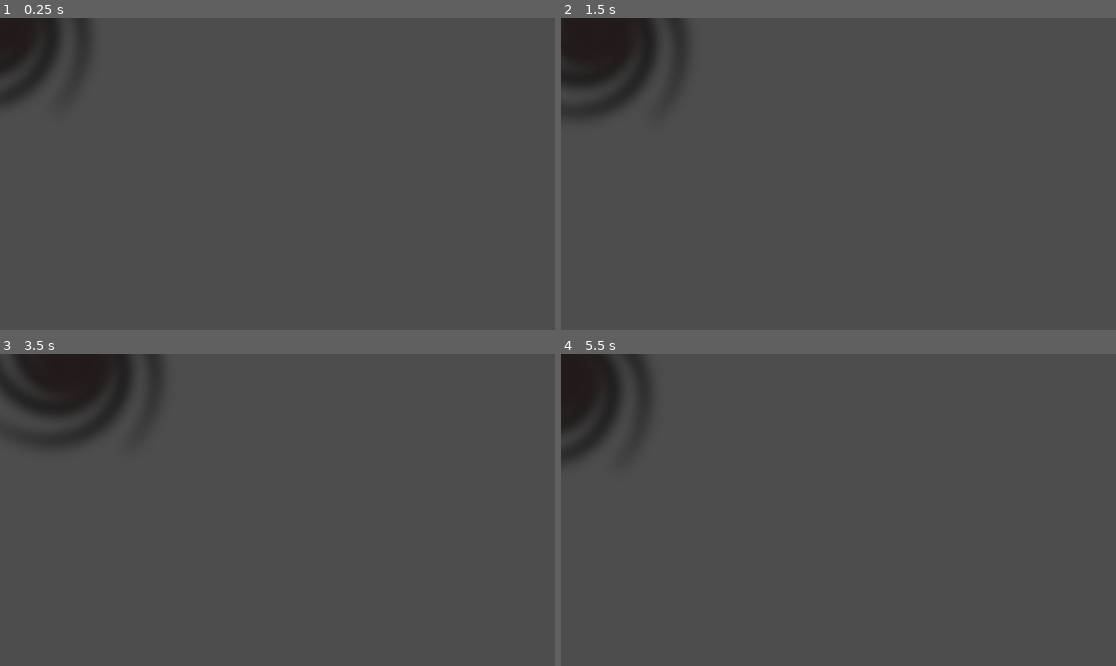
Above: before the commit, frames 1-4 (two rows, left to right).
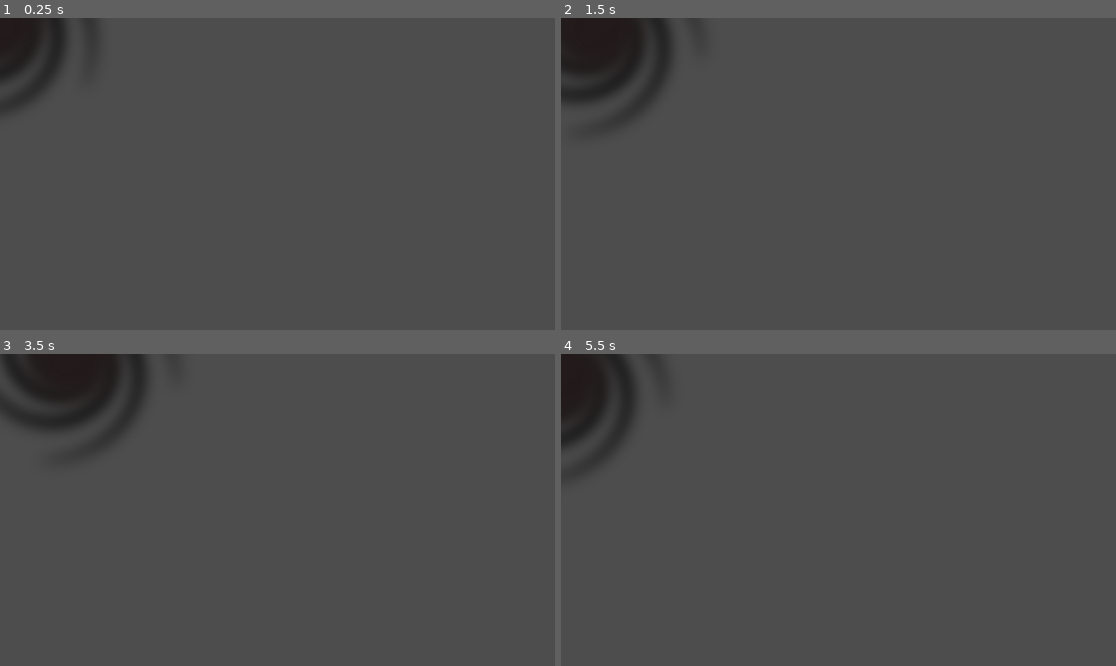
Above: after the commit, the same moments.

Repository: potrec/Blackhole-Godot-game
Game: Godot game, scene res://Scenes/PlayerScene.tscn
Same seed, same stepped clock (60 frames per second), same inputs: the game is played once before the commit and once after it.
Inputs:
- Up to frame 1 (0.25 s): no input
- Up to frame 2 (1.5 s): hold D (Right) 0.53-1.28 s; hold S (Down) from 1.28 s (still down)
- Up to frame 3 (3.5 s): release S (Down) at 2.03 s; hold D (Right) 2.03-2.78 s; hold W (Up) from 2.78 s (still down)
- Up to frame 4 (5.5 s): release W (Up) at 3.53 s; hold A (Left) 3.53-5.03 s; hold S (Down) from 5.03 s (still down)

The runs differ from the first frame. In frame 2, 0.6% of the frame differs, in the area x 0-22%, y 0-31%; in frame 3, 0.8%, in the area x 0-29%, y 0-29%; in frame 4, 0.5%.

Commit message:
Add animation to the black hole

Diff:
--- a/Scenes/PlayerScene.tscn
+++ b/Scenes/PlayerScene.tscn
@@ -5,6 +5,8 @@
 
 [sub_resource type="Animation" id="Animation_hj8c4"]
 resource_name = "Test"
+length = 4.0
+loop_mode = 1
 tracks/0/type = "value"
 tracks/0/imported = false
 tracks/0/enabled = true
@@ -12,10 +14,10 @@
 tracks/0/interp = 1
 tracks/0/loop_wrap = true
 tracks/0/keys = {
-"times": PackedFloat32Array(0, 1),
+"times": PackedFloat32Array(0, 4),
 "transitions": PackedFloat32Array(1, 1),
 "update": 0,
-"values": [0.0, 1.5708]
+"values": [0.0, -6.28319]
 }
 
 [sub_resource type="AnimationLibrary" id="AnimationLibrary_53822"]
@@ -30,6 +32,7 @@
 metadata/Speed = 100.0
 
 [node name="Sprite2D" type="Sprite2D" parent="."]
+rotation = -2.04709
 scale = Vector2(1, 1.00637)
 texture = ExtResource("2_og5g1")
 region_rect = Rect2(0, 0, 128, 128)
--- a/Scripts/PlayerScript.gd
+++ b/Scripts/PlayerScript.gd
@@ -10,7 +10,7 @@
 	weight = get_meta("Weight")
 	scale.x = size
 	scale.y = size
-
+	$AnimationPlayer.current_animation = "Test"
 func _process(delta):
 	var direction = Input.get_vector("Right","Left","Down","Up")
 	position -= speed*delta*direction
